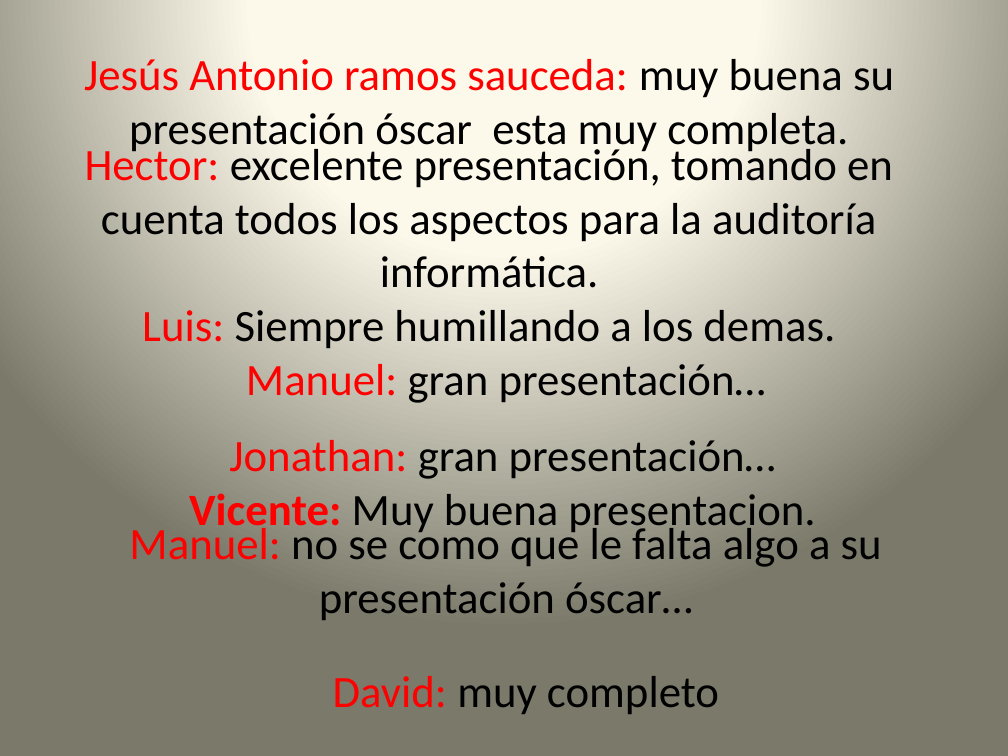
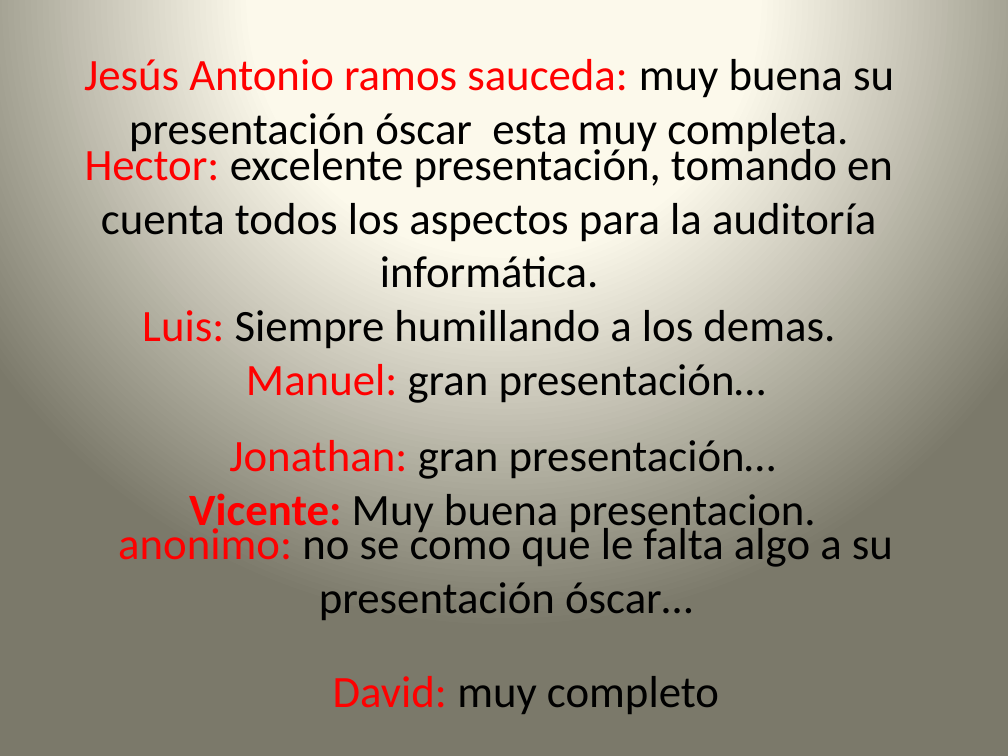
Before and after one commit to lc850/auditoria, a slide deck: slide 11 of OSCAR.pptx. Drawn at 1008x756 pixels with LibreOffice and Linux fonts; fonts in the diff are those of the drawing. Boxes give left, top, right and bottom in pixels: in the first picture for what was removed or moved away, otherwise in the second. Text is boxed around its words. In the diff, an @@ line names an element or a change of style, - is before the commit and + after.

Commit message:
qhggj

```diff
--- a/OSCAR.pptx
+++ b/OSCAR.pptx
@@ text at (118, 522, 893, 620): text changed @@
-Manuel: no se como que le falta algo a su presentación óscar…
+anonimo: no se como que le falta algo a su presentación óscar…
```
